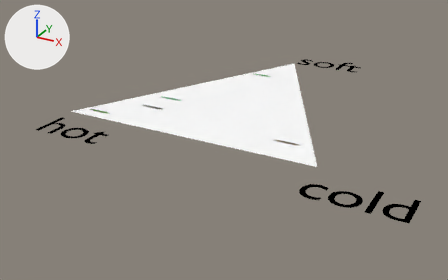
Renders of the Blender file cgs-oop/oop-blender-demo.blend from each side of a commit.
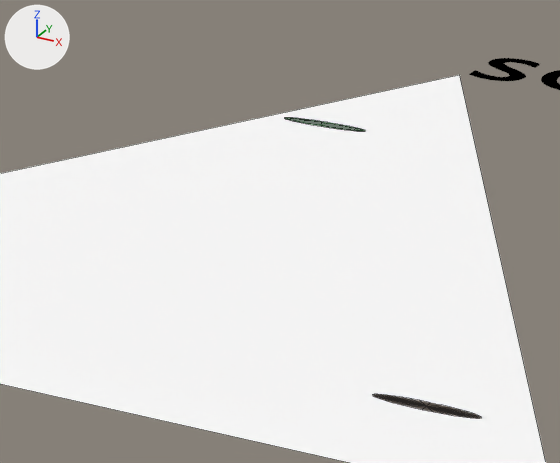
The first picture shows the older version from a 50 mm camera at (7.92, -8.32, 4.27) aimed at (2.49, 1.55, -0.66). The close-ups show both versions on the part from 41% to 71% of the width and 16% to 56% of the height of that picture; other places that the commit changed are outside them. Every picture has the same lights, and +X, +Y and +Z are marked at upper left. The close-ups show mesh edges as thin lines.

Objects in the first close-up: 'Text.001', 'culture_0', 'culture_2', 'kernel'.
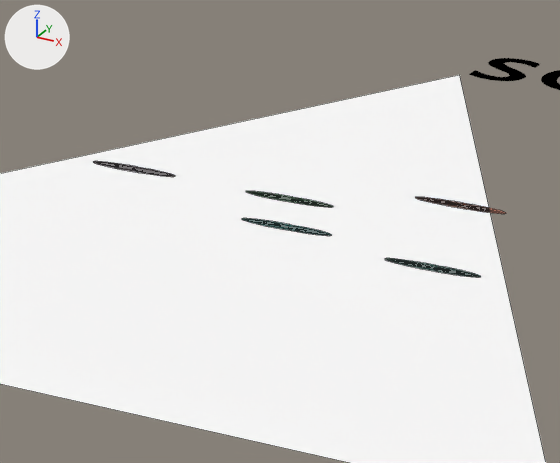
Pixel boxes (x1, y1, x2, y2) of what changed, in the close-ups (560 x 463 px):
'culture_2', moved: before (374, 394, 479, 418); after (385, 258, 481, 277)
'culture_0', moved: before (286, 118, 365, 131); after (94, 161, 173, 177)
'culture_4', moved (not visible before): after (415, 197, 506, 214)
'culture_3', moved (not visible before): after (246, 191, 333, 207)
'culture_1', moved (not visible before): after (242, 218, 331, 236)

What the commit changed:
Object 'culture_4' (ob_culture_4) moves from (1.289, 1.523, 0.0) to (3.368, 2.954, 0.0).
Object 'culture_3' (ob_culture_3) moves from (0.479, 0.273, 0.0) to (2.594, 2.631, 0.0).
Object 'culture_2' (ob_culture_2) moves from (4.198, 0.639, 0.0) to (3.591, 2.097, 0.0).
Object 'culture_1' (ob_culture_1) moves from (1.243, 0.943, 0.0) to (2.76, 2.265, 0.0).
Object 'culture_0' (ob_culture_0) moves from (2.225, 3.802, 0.0) to (1.696, 2.665, 0.0).
